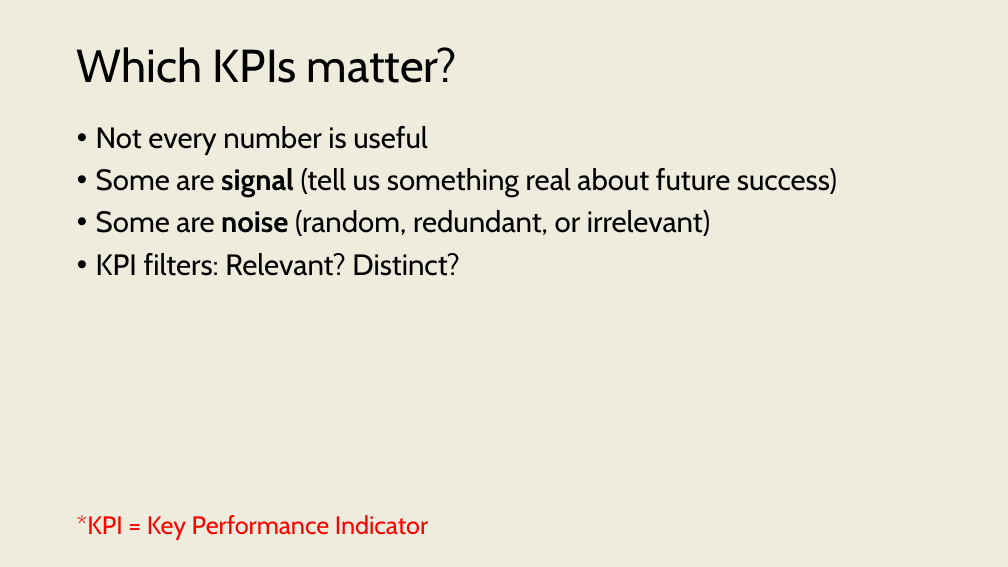
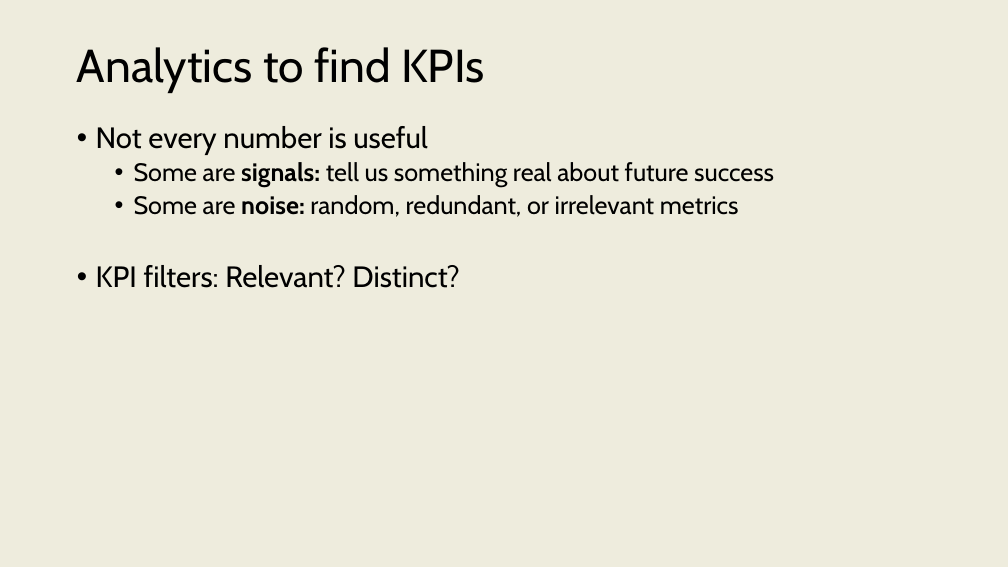
Before and after one commit to onishisaryu/HES-3000-Sports-Data-Analytics, a slide deck: slide 10 of pptx/Lecture12.pptx (slide 5 before the commit). Drawn at 1008x567 pixels with LibreOffice and Linux fonts; fonts in the diff are those of the drawing. Boxes give left, top, right and bottom in pixels: in the first picture for what was removed or moved away, otherwise in the second. Text is boxed around its words. In the diff, an @@ line names an element or a change of style, - is before the commit and + after.

```diff
--- a/pptx/Lecture12.pptx
+++ b/pptx/Lecture12.pptx
@@ title at (x1=77, y1=47, x2=485, y2=93): text changed @@
-Which KPIs matter?
+Analytics to find KPIs
@@ text at (x1=134, y1=162, x2=774, y2=217): text changed; size 28 to 24 pt @@
-• Some are signal (tell us something real about future success)
-• Some are noise (random, redundant, or irrelevant)
+  • Some are signals: tell us something real about future success
+  • Some are noise: random, redundant, or irrelevant metrics
@@ text removed at (x1=77, y1=515, x2=428, y2=540) @@
-*KPI = Key Performance Indicator
```
Also in this commit, not shown: 8 other slides changed, 3 slides added, 1 slide removed, 3 other files.
